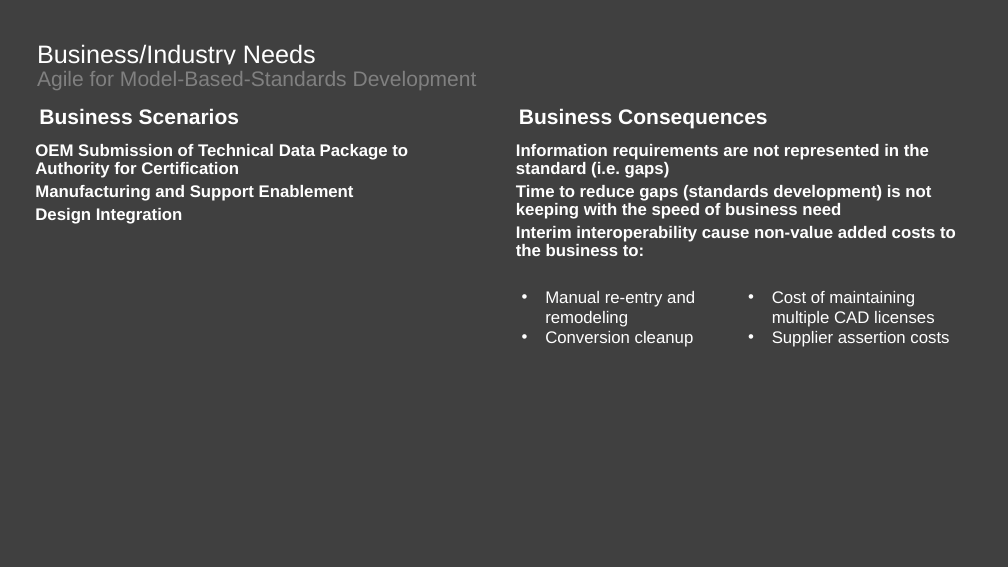
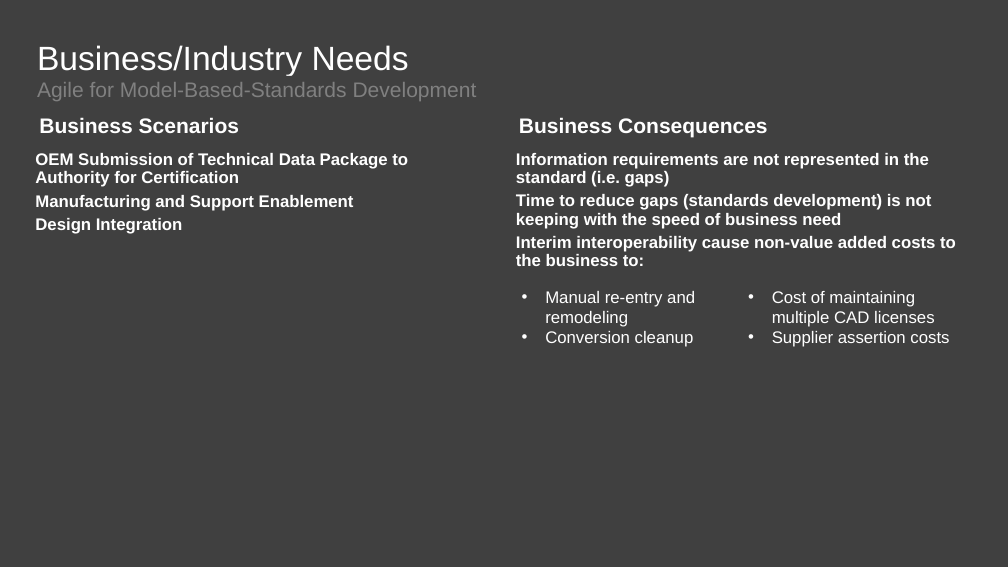
Before and after one commit to agile4mbsd/papers, a slide deck: slide 3 of 01 - Agile for Model-Based Standards Development/D - Presentations/PDES.Presentation.pptx. Drawn at 1008x567 pixels with LibreOffice and Linux fonts; fonts in the diff are those of the drawing; background and template pictures are left out. Boxes give left, top, right and bottom in pixels: in the first picture for what was removed or moved away, otherwise in the second. Text is boxed around its words. In the diff, an @@ line names an element or a change of style, - is before the commit and + after.

```diff
--- a/01 - Agile for Model-Based Standards Development/D - Presentations/PDES.Presentation.pptx
+++ b/01 - Agile for Model-Based Standards Development/D - Presentations/PDES.Presentation.pptx
@@ title "Business/Industry Needs" at (x1=37, y1=45, x2=409, y2=76): size 24 to 32 pt @@
@@ 5 texts moved together from (x1=35, y1=71, x2=956, y2=256) to (x1=35, y1=82, x2=956, y2=266) @@
```
Also in this commit, not shown: 5 other slides changed, 1 other file.
